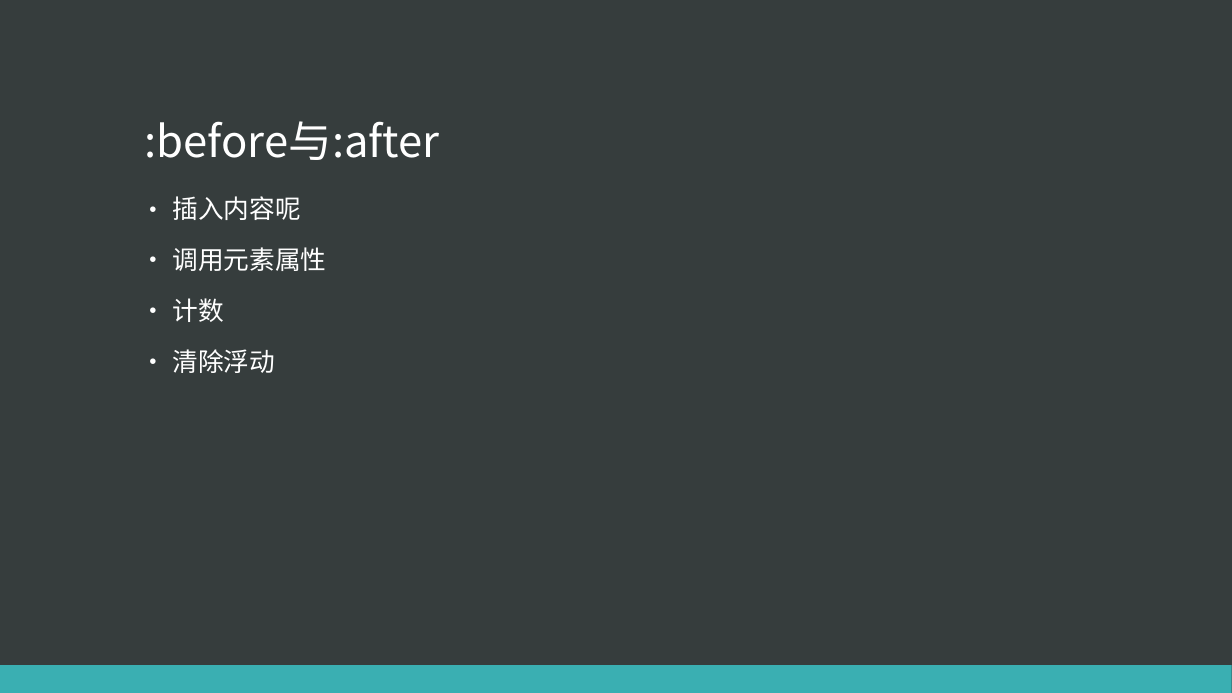
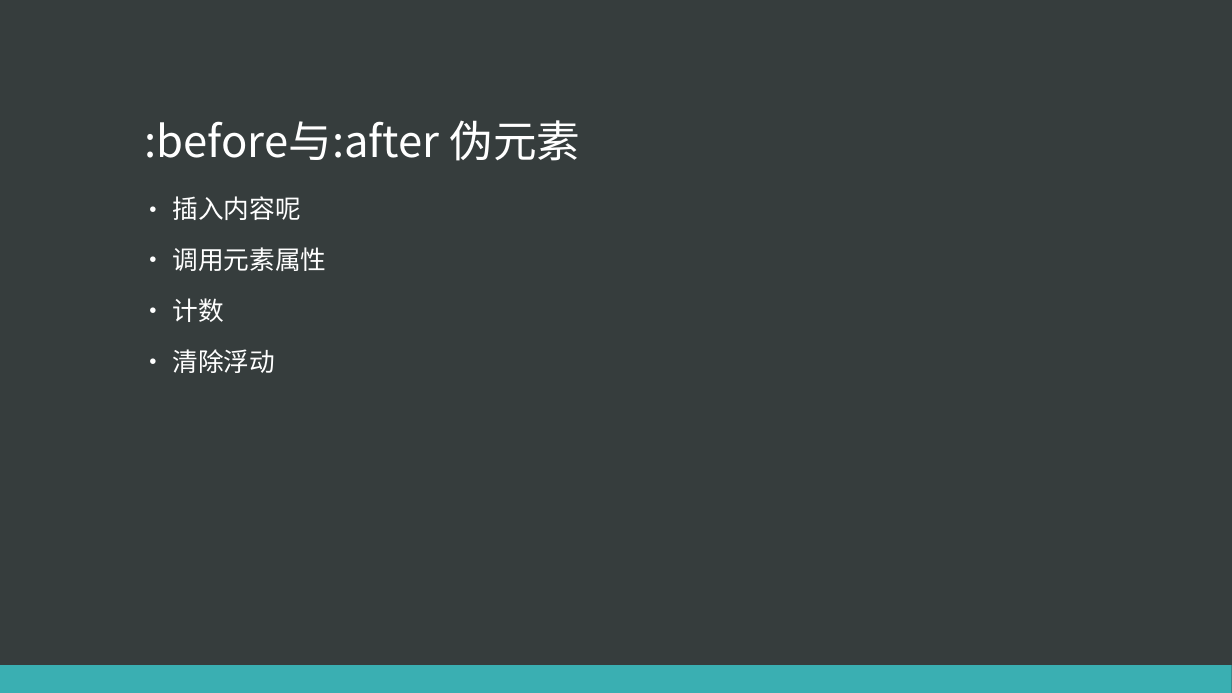
Before and after one commit to eventao/courseware, a slide deck: slide 8 of 静态布局2016-11-28.pptx. Drawn at 1232x693 pixels with LibreOffice and Linux fonts; fonts in the diff are those of the drawing. Boxes give left, top, right and bottom in pixels: in the first picture for what was removed or moved away, otherwise in the second. Text is boxed around its words. In the diff, an @@ line names an element or a change of style, - is before the commit and + after.

```diff
--- a/静态布局2016-11-28.pptx
+++ b/静态布局2016-11-28.pptx
@@ title at (145,120,581,161): text changed @@
-:before与:after
+:before与:after 伪元素
```
Also in this commit, not shown: 2 other slides changed, 1 slide added, 1 other file.
